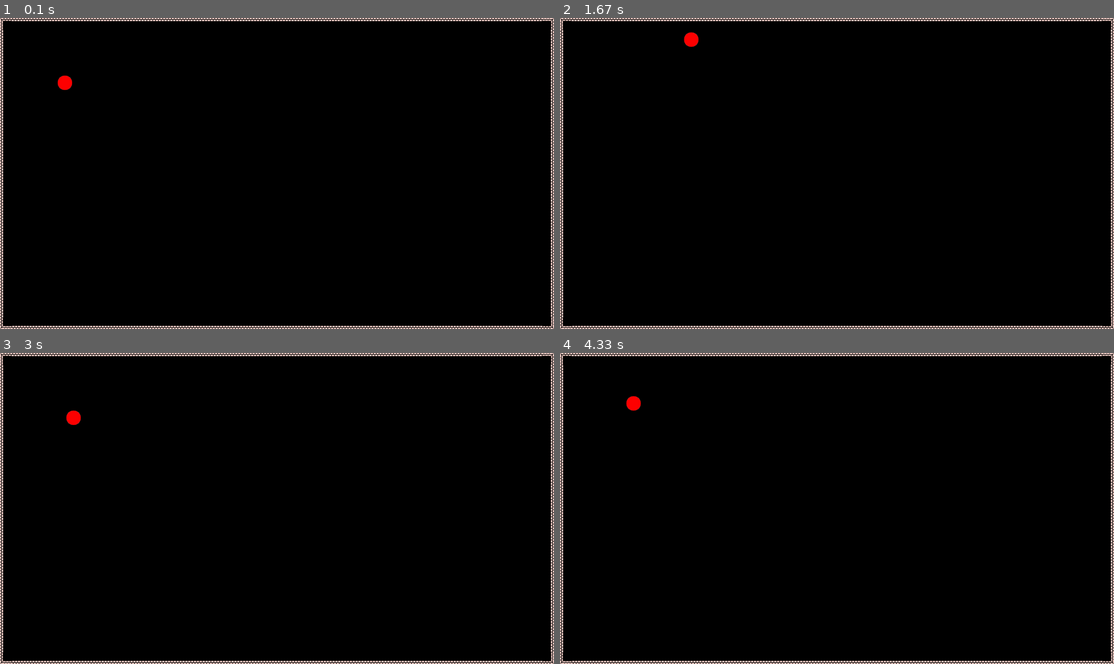
Above: before the commit, frames 1-4 (two rows, left to right).
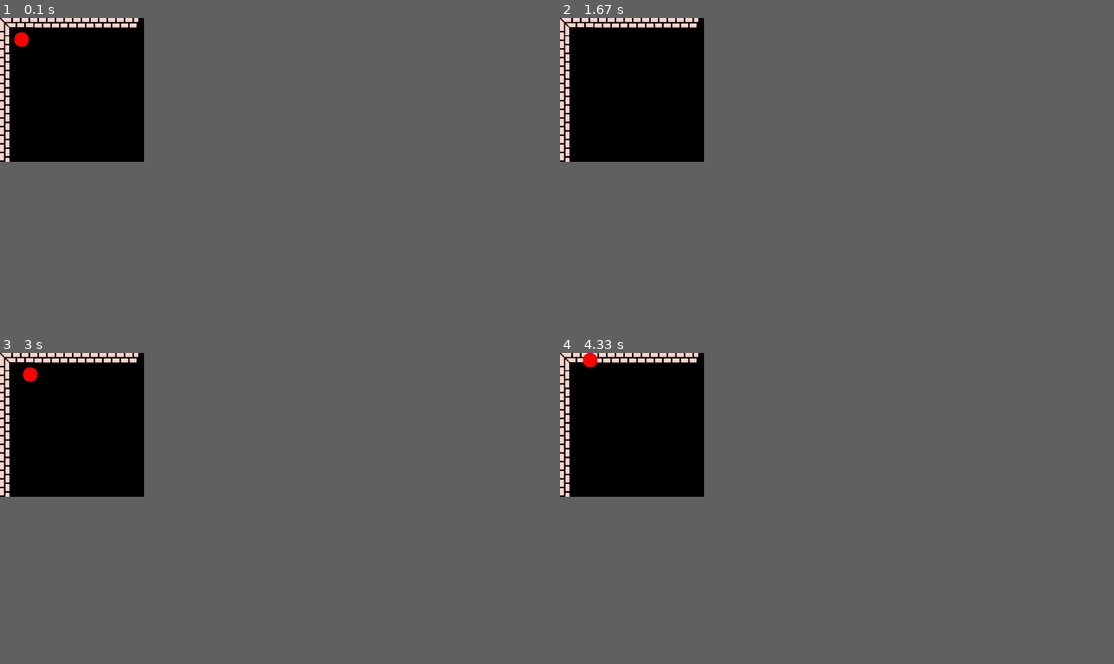
Above: after the commit, the same moments.

Repository: zThundy/pygame-jam
Game: pygame game, started from main.py
Same seed, same stepped clock (60 frames per second), same inputs: the game is played once before the commit and once after it.
Inputs:
- Up to frame 1 (0.1 s): no input
- Up to frame 2 (1.67 s): hold Right 0.33-0.8 s; hold Up 0.83-1.13 s
- Up to frame 3 (3 s): hold Down 2.23-2.53 s; hold Left 2.57-2.97 s
- Up to frame 4 (4.33 s): hold Up 3-3.37 s; hold Down from 4.07 s (still down)
In our replay, the window is 900x506 before the commit and 234x234 after it. These sizes can differ from the game's own. Grey fills any space a smaller window leaves; there, only what the larger window draws over its background counts as a difference.

The runs differ from the first frame. In frame 1, 4.1% of the frame differs, in the area x 0-100%, y 0-100%; in frame 2, 4.0%; in frame 3, 4.1%; in frame 4, 4.1%.

Commit message:
added some more shit

Diff:
--- /dev/null
+++ b/display.py
@@ -0,0 +1,11 @@
+import pygame
+from pygame.locals import *
+
+# to change screen dimensions
+# pygame.display.set_mode((1600, 900))
+
+def setFullScreen(screen, size, set):
+    if set:
+        return pygame.display.set_mode(size, pygame.FULLSCREEN)
+    else:
+        return pygame.display.set_mode(size, 0)
--- a/events.py
+++ b/events.py
@@ -1,8 +1,5 @@
 import pygame, sys
 from pygame.locals import *
-
-from player import Player
-player = Player()
 
 def checkForQuitEvent():
     keys = pygame.key.get_pressed()
@@ -19,6 +16,6 @@
 def mouseClickEvent():
     for event in pygame.event.get():
         # with this we check if the player press the left mouse button
-        if event.type == pygame.MOUSEBUTTONDOWN and event.button == 1:
+        if event.type == MOUSEBUTTONDOWN and event.button == 1:
             return True
         return False
--- a/level.py
+++ b/level.py
@@ -4,6 +4,8 @@
     screen_dimensions = width, height = 0, 0
     screen = None
     tiles = {}
+
+    blockSize = 120
 
     cornerSprite = pygame.image.load("./sprites/rooms/Muro_angolare.png")
     windowSprite = pygame.image.load("./sprites/rooms/Muro_con_finestra.png")
@@ -21,45 +23,43 @@
         return self.tiles[pygame.Vector2(x, y)] != None
 
     def generateWalls(self):
-        blockSize = 40 # Set the size of the grid block
-
         cornerSprite = None
         normalSprite = None
 
-        for x in range(0, self.screen_dimensions[0], blockSize):
-            for y in range(0, self.screen_dimensions[1], blockSize):
+        for x in range(0, self.screen_dimensions[0], self.blockSize):
+            for y in range(0, self.screen_dimensions[1], self.blockSize):
                 # drawing of straight walls
-                if (y == 0 and x != 0) and (x < (self.screen_dimensions[0] - blockSize)):
-                    normalSprite = pygame.transform.scale(self.normalSprite, (blockSize, blockSize))
+                if (y == 0 and x != 0) and (x < (self.screen_dimensions[0] - self.blockSize)):
+                    normalSprite = pygame.transform.scale(self.normalSprite, (self.blockSize, self.blockSize))
                     normalSprite = pygame.transform.rotate(normalSprite, 180)
                     self.screen.blit(normalSprite, (x, y))
                 if (y != 0 and x == 0):
-                    normalSprite = pygame.transform.scale(self.normalSprite, (blockSize, blockSize))
+                    normalSprite = pygame.transform.scale(self.normalSprite, (self.blockSize, self.blockSize))
                     normalSprite = pygame.transform.rotate(normalSprite, 270)
                     self.screen.blit(normalSprite, (x, y))
-                if (x == (self.screen_dimensions[0] - blockSize) and y < (self.screen_dimensions[1] - blockSize)):
-                    normalSprite = pygame.transform.scale(self.normalSprite, (blockSize, blockSize))
+                if (x == (self.screen_dimensions[0] - self.blockSize) and y < (self.screen_dimensions[1] - self.blockSize)):
+                    normalSprite = pygame.transform.scale(self.normalSprite, (self.blockSize, self.blockSize))
                     normalSprite = pygame.transform.rotate(normalSprite, 90)
                     self.screen.blit(normalSprite, (x, y))
-                if (x < (self.screen_dimensions[0] - blockSize) and y == (self.screen_dimensions[1] - blockSize)):
-                    normalSprite = pygame.transform.scale(self.normalSprite, (blockSize, blockSize))
+                if (x < (self.screen_dimensions[0] - self.blockSize) and y == (self.screen_dimensions[1] - self.blockSize)):
+                    normalSprite = pygame.transform.scale(self.normalSprite, (self.blockSize, self.blockSize))
                     normalSprite = pygame.transform.rotate(normalSprite, 0)
                     self.screen.blit(normalSprite, (x, y))
 
                 # drawing of corners
                 if (x == 0 and y == 0):
-                    cornerSprite = pygame.transform.scale(self.cornerSprite, (blockSize, blockSize))
+                    cornerSprite = pygame.transform.scale(self.cornerSprite, (self.blockSize, self.blockSize))
                     cornerSprite = pygame.transform.rotate(cornerSprite, 180)
                     self.screen.blit(cornerSprite, (x, y))
-                if (x == (self.screen_dimensions[0] - blockSize) and y == 0):
-                    cornerSprite = pygame.transform.scale(self.cornerSprite, (blockSize, blockSize))
+                if (x == (self.screen_dimensions[0] - self.blockSize) and y == 0):
+                    cornerSprite = pygame.transform.scale(self.cornerSprite, (self.blockSize, self.blockSize))
                     cornerSprite = pygame.transform.rotate(cornerSprite, 90)
                     self.screen.blit(cornerSprite, (x, y))
-                if (x == (self.screen_dimensions[0] - blockSize) and y == (self.screen_dimensions[1] - blockSize)):
-                    cornerSprite = pygame.transform.scale(self.cornerSprite, (blockSize, blockSize))
+                if (x == (self.screen_dimensions[0] - self.blockSize) and y == (self.screen_dimensions[1] - self.blockSize)):
+                    cornerSprite = pygame.transform.scale(self.cornerSprite, (self.blockSize, self.blockSize))
                     cornerSprite = pygame.transform.rotate(cornerSprite, 0)
                     self.screen.blit(cornerSprite, (x, y))
-                if (x == 0 and y == (self.screen_dimensions[1] - blockSize)):
-                    cornerSprite = pygame.transform.scale(self.cornerSprite, (blockSize, blockSize))
+                if (x == 0 and y == (self.screen_dimensions[1] - self.blockSize)):
+                    cornerSprite = pygame.transform.scale(self.cornerSprite, (self.blockSize, self.blockSize))
                     cornerSprite = pygame.transform.rotate(cornerSprite, 270)
                     self.screen.blit(cornerSprite, (x, y))
--- a/main.py
+++ b/main.py
@@ -4,24 +4,32 @@
 from player import Player
 from events import *
 from level import Level
+from display import *
 
-size = width, height = 1920, 1080
+size = width, height = 500, 500
 GAME_NAME = "Er tecnico"
 GAME_SUBTITLE = "Un gioco brutto fatto da poppity"
 
 # constant variable
-SCREEN = None
-FONT = None
+SCREEN = 0
+FONT = 0
 
 def showSplashScreen():
+    # access to global variables
+    global SCREEN
+
     display_splash_screen = 0
     first_string = ""
     second_stirng = ""
 
     # 4 secondi di attesa
     while display_splash_screen <= 5000:
+        # check if the window is beeing resized
+        for event in pygame.event.get():
+            if event.type == VIDEORESIZE:
+                SCREEN = pygame.display.set_mode(event.size, HWSURFACE | DOUBLEBUF | RESIZABLE)
+
         SCREEN.fill((0, 0, 0))
-        display_splash_screen += 1
 
         # check events.py to see the executed code
         checkForQuitEvent()
@@ -54,8 +62,14 @@
             pygame.time.delay(2500)
             break
 
+        # increment this counter to show the screen for a little bit more
+        display_splash_screen += 1
+
 
 def showTitleScreen():
+    # access to global variables
+    global SCREEN
+
     titleScreen = True
     SCREEN.fill((0, 0, 0))
     pygame.time.delay(2000)
@@ -66,9 +80,15 @@
     count = 0
 
     while titleScreen:
+        # check if the window is beeing resized
+        for event in pygame.event.get():
+            if event.type == VIDEORESIZE:
+                SCREEN = pygame.display.set_mode(event.size, HWSURFACE | DOUBLEBUF | RESIZABLE)
+
         # fill every time the screen with black color to reset
         # every element on the screen
         SCREEN.fill((0, 0, 0))
+
         # check events.py to see the executed code
         checkForQuitEvent()
 
@@ -80,6 +100,9 @@
         main_title = FONT.render(GAME_NAME, True, (50, 255, 50))
         SCREEN.blit(main_title, (SCREEN.get_width()/2 - main_title.get_width()/2, SCREEN.get_height()/2 - (main_title.get_height()/2 + 200) + math.sin(time.time()*8)*8))
 
+        if count > 1999 and count < 2001:
+            print("ok")
+
         # update display
         pygame.display.update()
         # wait for 10 seconds
@@ -90,14 +113,20 @@
 
 
 def gameThread():
+    # access to global variables
+    global SCREEN
+
     player = Player()
     level = Level(SCREEN)
+
     while True:
         # fill every time the screen with black color to reset
         # every element on the screen
         SCREEN.fill((0, 0, 0))
+
         # check events.py to see the executed code
         checkForQuitEvent()
+
         # check if user press a movement key and move the player
         player.checkPlayerMovements()
 
@@ -116,15 +145,17 @@
 def main():
     pygame.init()
 
-    # access global variables
+    # access to global variables
     global SCREEN
-    global FONT
 
     # define screen dimensions and flags
-    SCREEN = pygame.display.set_mode(size, 0, 32)
+    SCREEN = pygame.display.set_mode(size, HWSURFACE | DOUBLEBUF | RESIZABLE)
+    SCREEN = setFullScreen(SCREEN, size, False)
     pygame.display.set_caption(GAME_NAME)
+
+    # fill both fake and real screen with black background
+    SCREEN.fill((0, 0, 0))
     # pygame.display.set_icon("./sprites/test.png")
-    SCREEN.fill((0,0,0))
 
     # use font pygame
     FONT = pygame.font.Font("./fonts/game_over.ttf", 200)
--- a/player.py
+++ b/player.py
@@ -5,7 +5,7 @@
     acceleration = 5
 
     position = pygame.Vector2()
-    position.xy = 200, 200
+    position.xy = 50, 50
     velocity = pygame.Vector2()
     velocity.xy = 3, 0
     rightSprite = pygame.image.load("./sprites/test.png")
--- a/screen.py
+++ /dev/null
@@ -1,2 +0,0 @@
-# to change screen dimensions
-# pygame.display.set_mode((1600, 900))
Binary file changed: sprites/rooms/Muro_con_finestra.png
Binary file changed: sprites/rooms/Muro_con_porta.png
Binary file removed: sprites/rooms/Muro_finestra.png
Binary file removed: sprites/rooms/Muro_porta.png
Binary file added: sprites/user/personaggio.png
Not shown, added: sounds/button_show_sound.wav
